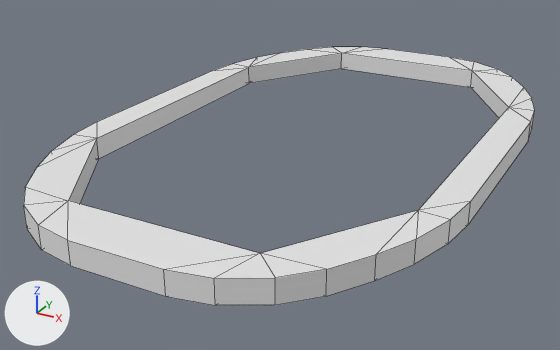
The Blender file Assets/Models/FirstLVL/ConrtuctFiles/TiggerBorders.blend: old version first, new version second.
Rendered twice from a 50 mm lens placed at (10.0, -20.34, 8.47), pointed at (-0.65, -0.97, -1.21). Every picture has the same lights, and +X, +Y and +Z are marked at lower left. Mesh edges are drawn as thin lines.

The scene before the commit, as lines of its bpy script (objects in view):
```python
me_cube_001 = bpy.data.meshes.new('Cube.001')
me_cube_001.from_pydata(...)  # 96 vertices, 104 faces; spans x -5.9..5.9, y -9.4..9.4, z -0.3..0.3
ob_cube = bpy.data.objects.new('Cube', me_cube_001)
ob_cube.location = (0.0, 0.0, 0.0)
```
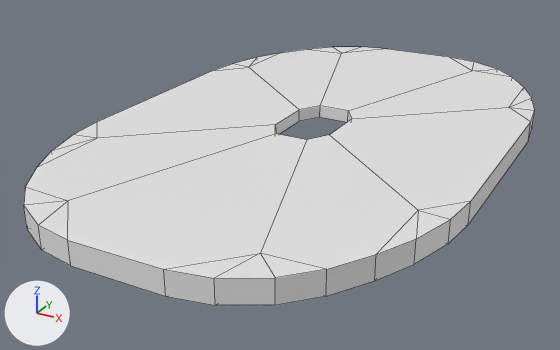
Changed parts and their boxes [x1, y1, x2, y2] in the pictures (560 x 350 px; the box of a moved part takes in the faces that stretch with it):
part 1 of me_cube_001, moved or reshaped
    both: [66, 51, 512, 255]

The edits, one by one:
me_cube_001 has 96 vertices, 104 faces and spans x -5.9..5.9, y -9.4..9.4, z -0.3..0.3.
me_cube_001 is used by ob_cube; location (0.0, 0.0, 0.0).
Part 1, on me_cube_001:
Vertex 0 of me_cube_001 moves from (-4.9, -4.3, -0.3) at pixel (98, 158) to (-0.9, -0.8, 0.0).
Vertex 1 of me_cube_001 moves from (-2.7, -7.9, -0.3) to (-0.5, -1.5, 0.0).
Vertex 2 of me_cube_001 moves from (-2.7, 7.9, -0.3) at pixel (341, 68) to (-0.5, 1.5, 0.0) at pixel (319, 117).
Vertex 3 of me_cube_001 moves from (-4.9, 4.3, -0.3) at pixel (249, 83) to (-0.9, 0.8, 0.0) at pixel (299, 121).
Vertex 4 of me_cube_001 moves from (4.9, 4.3, -0.3) to (0.9, 0.8, 0.0).
Vertex 5 of me_cube_001 moves from (2.7, 7.9, -0.3) at pixel (470, 87) to (0.5, 1.5, 0.0) at pixel (347, 122).
Vertex 6 of me_cube_001 moves from (2.7, -7.9, -0.3) to (0.5, -1.5, 0.0).
Vertex 7 of me_cube_001 moves from (4.9, -4.3, -0.3) to (0.9, -0.8, 0.0).
Vertex 8 of me_cube_001 moves from (4.9, -4.3, 0.3) at pixel (418, 210) to (0.9, -0.8, 0.3) at pixel (329, 134).
Vertex 9 of me_cube_001 moves from (2.7, -7.9, 0.3) at pixel (260, 253) to (0.5, -1.5, 0.3) at pixel (306, 139).
Vertex 10 of me_cube_001 moves from (2.7, 7.9, 0.3) at pixel (472, 70) to (0.5, 1.5, 0.3) at pixel (348, 110).
Vertex 11 of me_cube_001 moves from (4.9, 4.3, 0.3) at pixel (508, 107) to (0.9, 0.8, 0.3) at pixel (351, 118).
Vertex 12 of me_cube_001 moves from (-4.9, -4.3, 0.3) at pixel (96, 138) to (-0.9, -0.8, 0.3) at pixel (275, 124).
Vertex 13 of me_cube_001 moves from (-2.7, -7.9, 0.3) at pixel (68, 200) to (-0.5, -1.5, 0.3) at pixel (276, 133).
Vertex 14 of me_cube_001 moves from (-2.7, 7.9, 0.3) at pixel (341, 53) to (-0.5, 1.5, 0.3) at pixel (320, 105).
Vertex 15 of me_cube_001 moves from (-4.9, 4.3, 0.3) at pixel (248, 67) to (-0.9, 0.8, 0.3) at pixel (299, 109).
